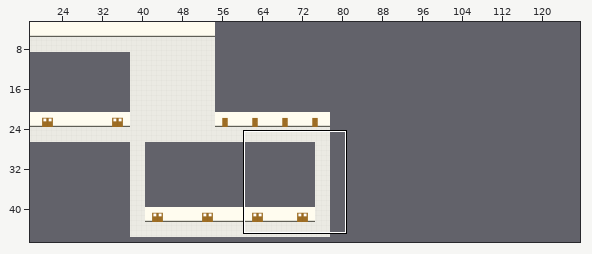
A Tiled map gets an edit: data/map/floor1.tmx. The picture above shows the old version from afar; the outline marks the close-up.
Close-up. Before:
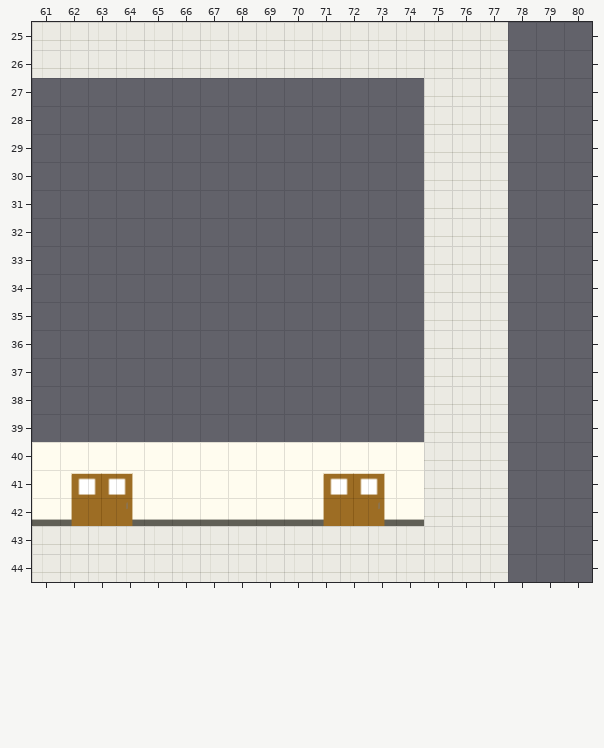
Cells are 32x32 px. Shown: x 61..80, y 25..44. The commit also changed other parts of the map, which this record leaves out. Tiles whose own drawing changed are shown in their newer look in all pictures.
Now the later version:
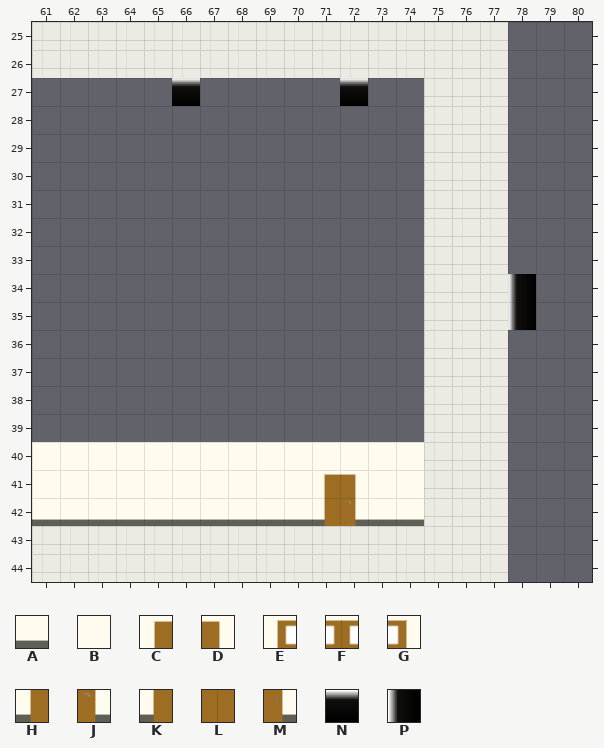
Key: from "testTileMap": A 2, B 3, C 16, D 17, E 18, F 19, G 20, H 32, J 33, K 34, L 35, M 36, N 48, P 51.
_ is an empty cell, . an unchanged one.
What changed:
--- layer "tiles"
@@ x 66..72 @@
-27 _....._
+27 N.....N
@@ x 78..78 @@
-34 _
-35 _
+34 P
+35 P
@@ x 62..73 @@
-41 EFG......EFG
-42 KLM......KLM
+41 BBB......CDB
+42 AAA......HJA
Boxes around the changes in both close-ups, in picture pixels (x1, y1, x2, y2):
added: (172, 78, 200, 106)
added: (340, 78, 368, 106)
added: (508, 274, 536, 330)
changed: (71, 473, 133, 526)
changed: (323, 473, 385, 526)
